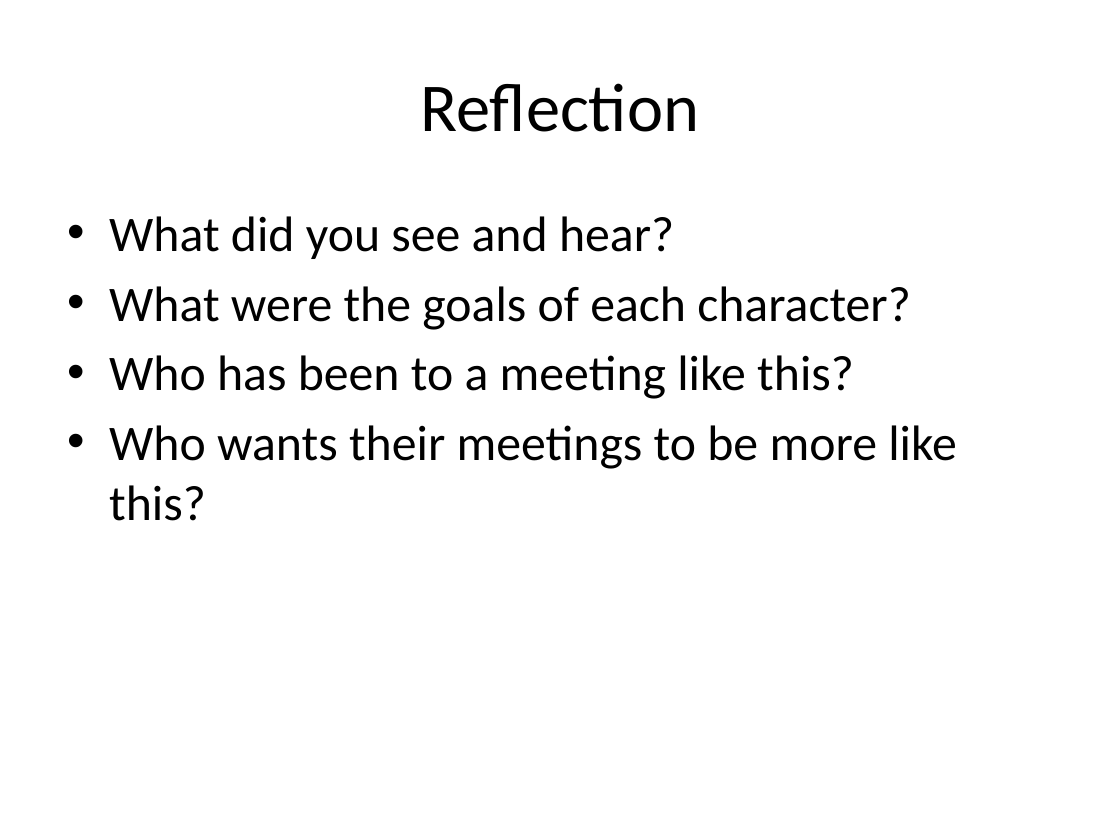
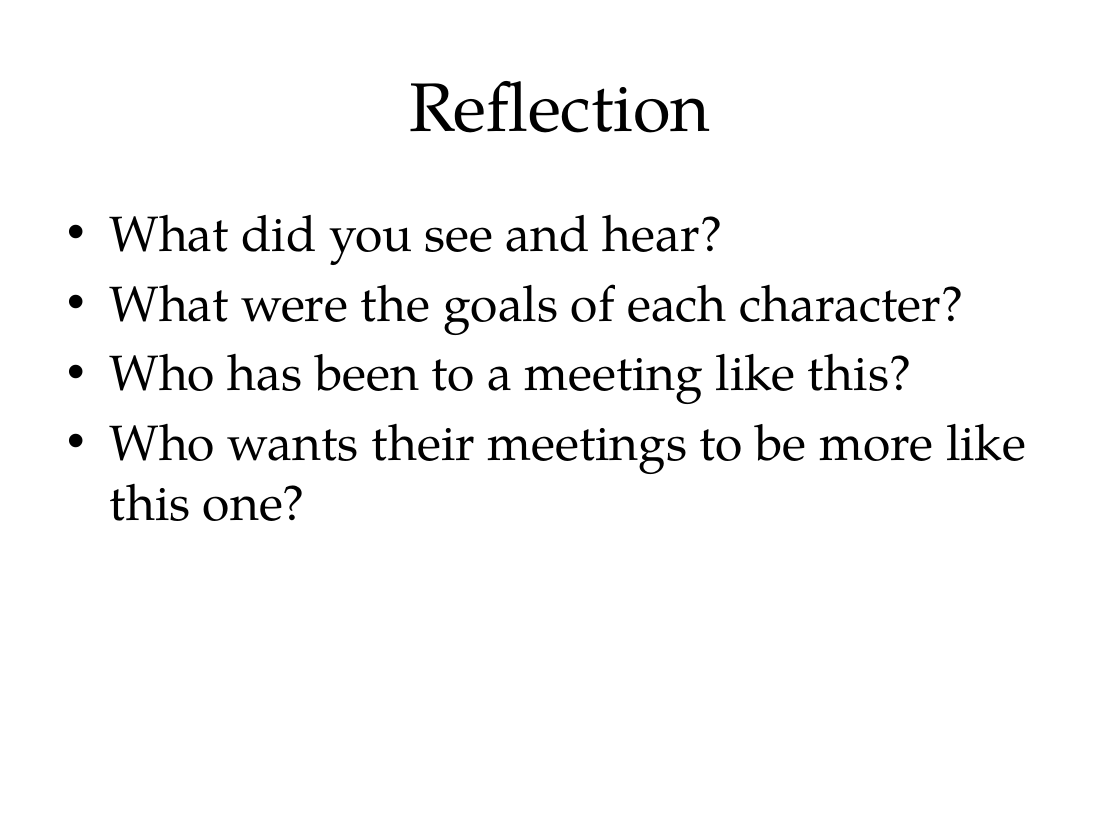
Before and after one commit to tumbarumba/effective-communication, a slide deck: slide 11 of The Fellowship of the Ring.pptx. Drawn at 1120x840 pixels with LibreOffice and Linux fonts; fonts in the diff are those of the drawing. Boxes give left, top, right and bottom in pixels: in the first picture for what was removed or moved away, otherwise in the second. Text is boxed around its words. In the diff, an @@ line names an element or a change of style, - is before the commit and + after.

```diff
--- a/The Fellowship of the Ring.pptx
+++ b/The Fellowship of the Ring.pptx
@@ title "Reflection" at bbox=[409, 81, 710, 133]: font Calibri to TeX Gyre Pagella @@
@@ text at bbox=[109, 215, 963, 404]: font Calibri to TeX Gyre Pagella in "What did you see and hear?", "What were the goals of each character?", "Who has been to a meeting like ..." @@
@@ text at bbox=[109, 424, 1026, 521]: text changed; font Calibri to TeX Gyre Pagella @@
-• Who wants their meetings to be more like this?
+• Who wants their meetings to be more like this one?
```
Also in this commit, not shown: 19 other slides changed, 6 slides added, 5 slides removed.
